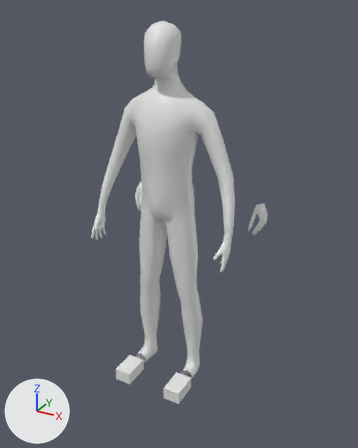
The Blender file Toys/10Min_mine/0613_optimizeEdgeLoop.blend, before and after one commit.
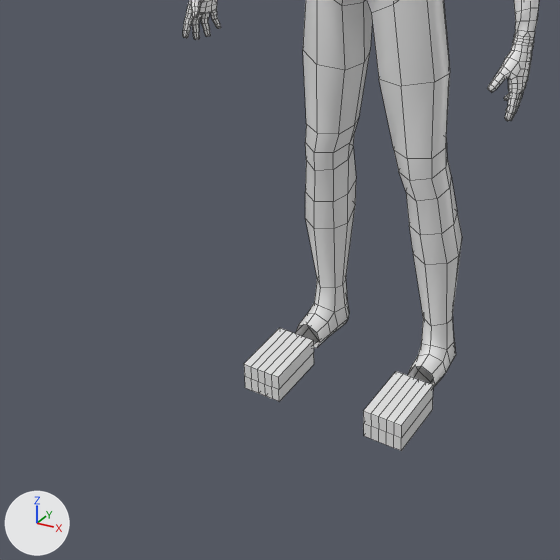
Old and new are each drawn whole from a 50 mm lens placed at (3.57, -6.09, 2.97), pointed at (0.22, 0.01, -0.08) and again close up on the part from 5% to 68% of the width and 50% to 100% of the height. Arrows for +X, +Y and +Z are at lower left; the lights stay in place. The close-ups show mesh edges as thin lines.
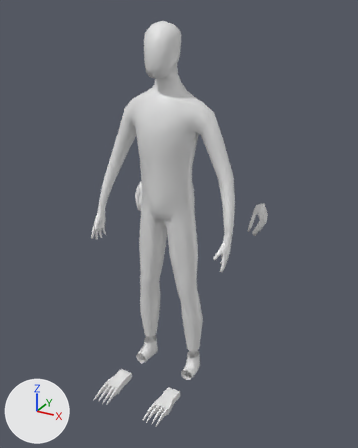
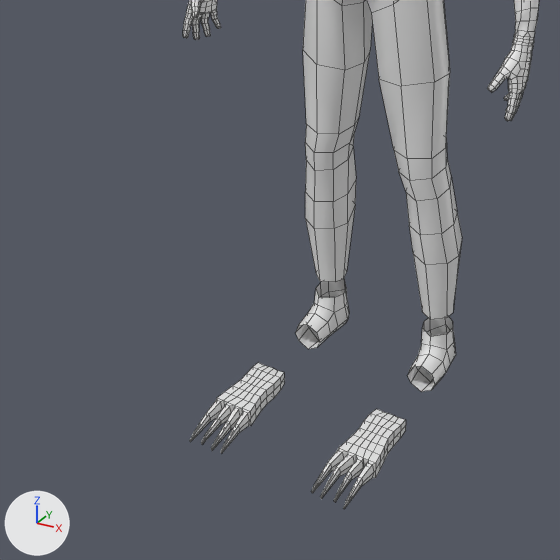
Commit message: edge loop tweaks

What changed in the scene script:
```text
Change me_cube:
    used by ob_cube; location = (0.0, 0.0, 0.0); scale = (0.5, 0.5, 0.5)
    remove me_cube.from_pydata(...)  # 689 vertices, 666 faces, 2 loose edges; spans x 0.0..2.51, y -1.44..2.34, z -5.81..5.59
    add me_cube.from_pydata(...)  # 861 vertices, 828 faces; spans x 0.0..2.51, y -2.73..2.34, z -5.81..5.59
    me_cube part 1: a new loose piece of 202 vertices spanning x 0.66..1.2, y -2.73..-1.21, z -5.64..-5.41, in mat_material (white #e7e7e7)
    me_cube part 2
    46 vertices are removed from x 0.65..1.22, y -1.44..0.53, z -5.78..-4.88
    50 faces are deleted
    2 loose edges are deleted
    16 vertices are added at x 0.64..1.08, y -0.03..0.54, z -5.06..-4.76
    16 new faces join them
```

What differs and where, as boxes [x1, y1, x2, y2] in the close-ups (560 x 560 px):
'Cube', reshaped
    before: [183, 0, 539, 451]
    after: [183, 0, 539, 509]
part 1 of me_cube, added
    after: [190, 362, 406, 509]
part 2 of me_cube, cut back
    before: [244, 206, 462, 451]
    after: [305, 206, 462, 350]
